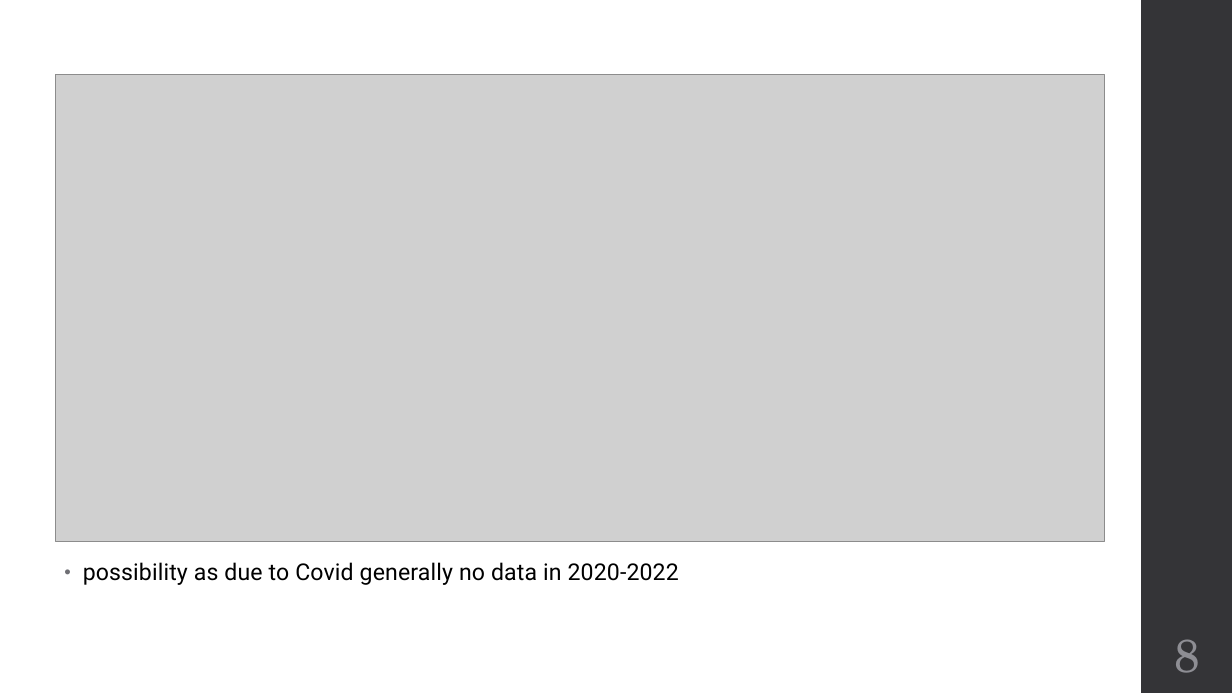
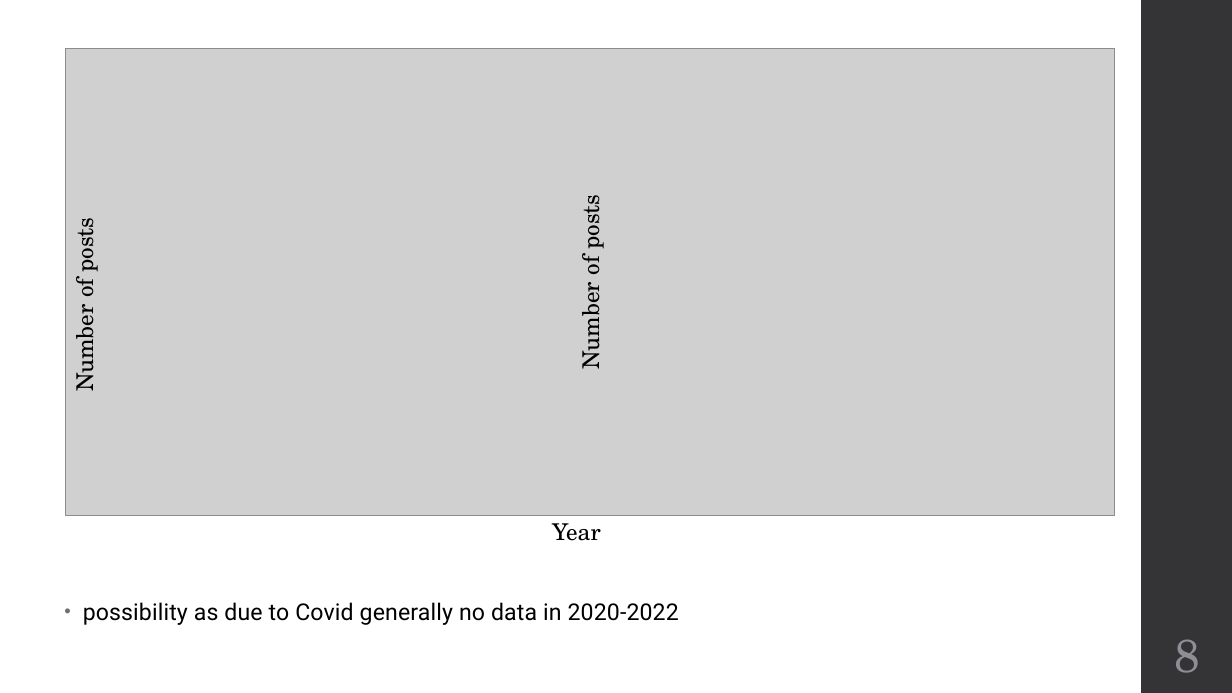
Before and after one commit to ngzengdi/GA-Projects, a slide deck: slide 8 of project_3/Presentation/Apply Text Classification as a Keyword Strategy for.pptx. Drawn at 1232x693 pixels with LibreOffice and Linux fonts; fonts in the diff are those of the drawing; grey boxes stand for pictures. Boxes give left, top, right and bottom in pixels: in the first picture for what was removed or moved away, otherwise in the second. Text is boxed around its words. In the diff, an @@ line names an element or a change of style, - is before the commit and + after.

Commit message:
3 adult and one more 2.5 year old

```diff
--- a/project_3/Presentation/Apply Text Classification as a Keyword Strategy for.pptx
+++ b/project_3/Presentation/Apply Text Classification as a Keyword Strategy for.pptx
@@ picture: place and size @@
-picture at [55, 74, 1105, 542]
+picture at [66, 48, 1116, 516]
@@ text added at [573, 200, 607, 367], 18 pt, text #000000 @@
+Number of posts
@@ text added at [67, 222, 101, 389], 18 pt, text #000000 @@
+Number of posts
@@ text added at [552, 523, 601, 541], 18 pt, text #000000 @@
+Year
@@ text "possibility as due to Covid ...": place and size @@
-text "possibility as due to Covid ..." at [83, 562, 679, 585]
+text "possibility as due to Covid ..." at [83, 602, 679, 625]
```
Also in this commit, not shown: 5 other slides changed, 15 other files.
